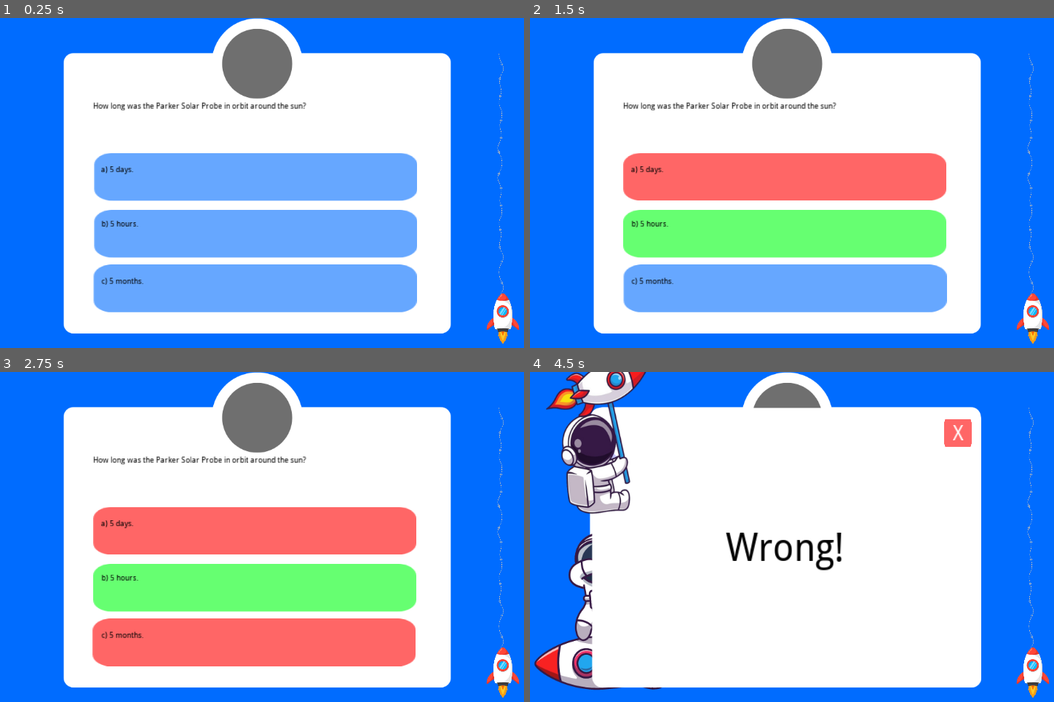
Above: before the commit, frames 1-4 (two rows, left to right).
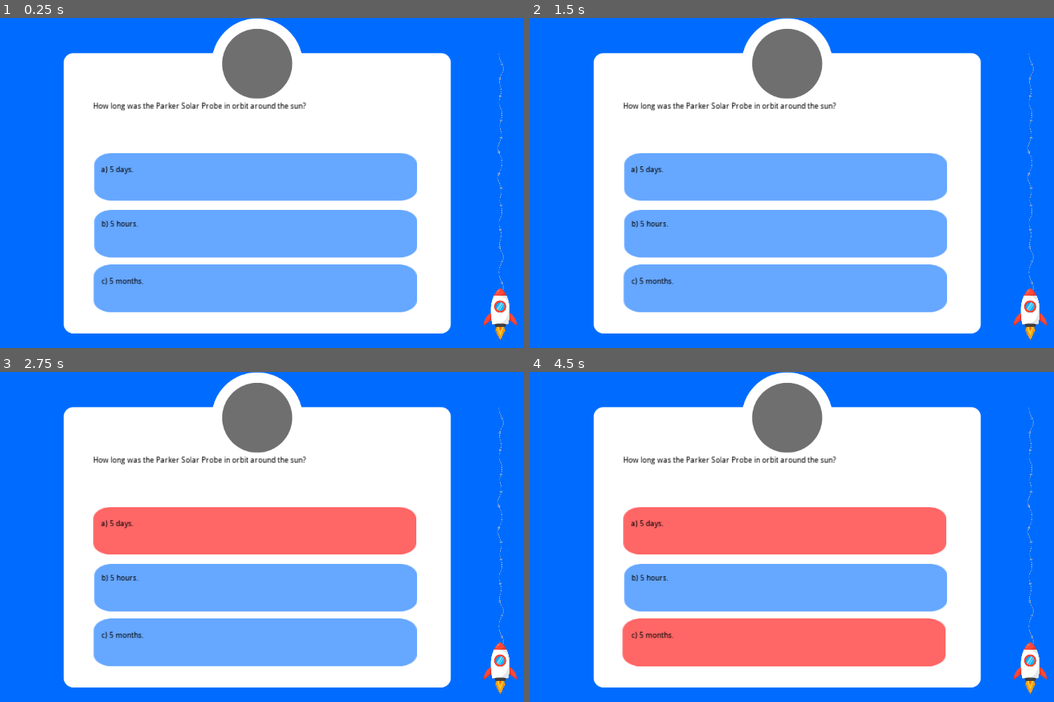
Above: after the commit, the same moments.

Repository: abraaofilho10/ToTheSunAndBeyond
Game: Godot game, scene res://Main.tscn
Two runs of this game, one before a commit and one after it. Both use one fixed random seed, a clock stepped at 60 frames per second and the inputs below.
Inputs (mouse positions are in pixels of both pictures, inside the frame that each line leads up to):
- Up to frame 1 (0.25 s): no input
- Up to frame 2 (1.5 s): click (786, 176) at 0.5 s; click (786, 232) at 1.25 s
- Up to frame 3 (2.75 s): click (256, 642) at 2 s
- Up to frame 4 (4.5 s): click (786, 530) at 2.75 s; click (786, 586) at 3.5 s; click (786, 642) at 4.25 s

The runs differ from the first frame. In frame 1, 0.5% of the frame differs, in the area x 92-100%, y 81-99%; in frame 2, 18%; in frame 3, 18%; in frame 4, 37%, in the area x 0-100%, y 0-99%.

Commit message:
Animations added, code fixes

Diff:
--- a/Main.gd
+++ b/Main.gd
@@ -5,27 +5,46 @@
 export var texture_wrong: Texture
 export var texture_normal: Texture
 export var time_to_show_pop_up: float = 3.0
+export var probe_min_y_position: float = 577.5
+export var probe_max_y_position: float = 70.833
+export var probe_y_size: float = 80.0
+export var blinking_time: float = 0.3
+export var waiting_time_to_show_answer: float = 1.2
 
 var current_question: int = 0
 var answered_questions: int = 0
+var not_used_questions := []
+var can_click := true
 onready var total_questions: int = question_collection.questions.size()
 onready var _rnd := RandomNumberGenerator.new()
 
+signal button_animation_completed
 
 # Called when the node enters the scene tree for the first time.
 func _ready():
-	print(str(total_questions))
+	var cnt: int = 0
+	for i in range(0, total_questions):
+		not_used_questions.append(i)
+
 	_rnd.randomize()
 	current_question = _choose_random_question()
 	_update_question_controls(question_collection.questions[current_question])
+	_update_probe_position()
 
 
 func _choose_random_question() -> int:
-	return _rnd.randi_range(0, question_collection.questions.size() - 1)
+	var q := _rnd.randi_range(0, not_used_questions.size() - 1)
+	not_used_questions.remove(q)
+	return q
+
+
+func _update_probe_position() -> void:
+	var probe_y_position: float = (probe_min_y_position + probe_max_y_position - probe_y_size)
+	probe_y_position = probe_y_position - (probe_y_position * answered_questions / total_questions)
+	$ParkerProbe.position.y = probe_y_position
 
 
 func _update_question_controls(p_question: Question) -> void:
-	#$ParkerProbe.position =
 	$lblQuestion.text = p_question.question
 	$lblChoice1.text = p_question.answers[0]
 	$lblChoice2.text = p_question.answers[1]
@@ -34,13 +53,15 @@
 	$btnChoice2.texture_normal = texture_normal
 	$btnChoice3.texture_normal = texture_normal
 
+
 func _next_question():
 	answered_questions += 1
-	current_question = _choose_random_question()
+	_update_probe_position()
 	if answered_questions >= question_collection.questions.size() - 1:
 		print("end")
 	else:
 		_update_question_controls(question_collection.questions[current_question])
+	current_question = _choose_random_question()
 
 
 func _check_answer(p_question: Question, p_answer: int) -> bool:
@@ -50,26 +71,50 @@
 
 
 func _correct_answer(p_correct: int) -> void:
+	yield(get_tree().create_timer(waiting_time_to_show_answer), "timeout")
 	_show_correct_answer(p_correct)
-	yield(get_tree().create_timer(time_to_show_pop_up), "timeout")
+	yield(self, "button_animation_completed")
 	_show_popup_correct()
 
 
 func _wrong_answer(p_wrong: int, p_correct: int) -> void:
+	yield(get_tree().create_timer(waiting_time_to_show_answer), "timeout")
+	_show_wrong_answer(p_wrong)
 	_show_correct_answer(p_correct)
-	_show_wrong_answer(p_wrong)
-	yield(get_tree().create_timer(time_to_show_pop_up), "timeout")
+	yield(self, "button_animation_completed")
 	_show_popup_wrong()
 
 
 func _show_correct_answer(p_correct: int) -> void:
+	var show := true
 	if p_correct == 0:
-		$btnChoice1.texture_normal = texture_correct
+		for i in range(0, 10):
+			if show:
+				$btnChoice1.texture_normal = texture_correct
+			else:
+				$btnChoice1.texture_normal = texture_normal
+			yield(get_tree().create_timer(blinking_time), "timeout")
+			show = not show
+
 	elif p_correct == 1:
-		$btnChoice2.texture_normal = texture_correct
+		for i in range(0, 10):
+			if show:
+				$btnChoice2.texture_normal = texture_correct
+			else:
+				$btnChoice2.texture_normal = texture_normal
+			yield(get_tree().create_timer(blinking_time), "timeout")
+			show = not show
+
 	elif p_correct == 2:
-		$btnChoice3.texture_normal = texture_correct
+		for i in range(0, 10):
+			if show:
+				$btnChoice3.texture_normal = texture_correct
+			else:
+				$btnChoice3.texture_normal = texture_normal
+			yield(get_tree().create_timer(blinking_time), "timeout")
+			show = not show
 
+	emit_signal("button_animation_completed")
 
 func _show_wrong_answer(p_wrong: int) -> void:
 	if p_wrong == 0:
@@ -89,35 +134,39 @@
 
 
 func _on_btnChoice1_button_up():
-	var question: Question = question_collection.questions[current_question]
-	if _check_answer(question, 0):
-		_correct_answer(0)
-	else:
-		_wrong_answer(0, question.correct_answer_index)
+	if can_click:
+		var question: Question = question_collection.questions[current_question]
+		if _check_answer(question, 0):
+			_correct_answer(0)
+		else:
+			_wrong_answer(0, question.correct_answer_index)
 
 
 func _on_btnChoice2_button_up():
-	var question: Question = question_collection.questions[current_question]
-	if _check_answer(question, 1):
-		_correct_answer(1)
-	else:
-		_wrong_answer(1, question.correct_answer_index)
+	if can_click:
+		var question: Question = question_collection.questions[current_question]
+		if _check_answer(question, 1):
+			_correct_answer(1)
+		else:
+			_wrong_answer(1, question.correct_answer_index)
 
 
 func _on_btnChoice3_button_up():
-	var question: Question = question_collection.questions[current_question]
-	if _check_answer(question, 2):
-		_correct_answer(2)
-	else:
-		_wrong_answer(2, question.correct_answer_index)
-
+	if can_click:
+		var question: Question = question_collection.questions[current_question]
+		if _check_answer(question, 2):
+			_correct_answer(2)
+		else:
+			_wrong_answer(2, question.correct_answer_index)
 
 
 func _on_btnExitWrong_button_up():
+	can_click = true
 	$PopUpWrong.visible = false
 	_next_question()
 
 
 func _on_btnExitCorrect_button_up():
+	can_click = true
 	$PopUpCorrect.visible = false
 	_next_question()
--- a/Main.tscn
+++ b/Main.tscn
@@ -50,6 +50,7 @@
 texture_correct = ExtResource( 25 )
 texture_wrong = ExtResource( 26 )
 texture_normal = ExtResource( 7 )
+time_to_show_pop_up = 2.0
 
 [node name="ColorRect" type="ColorRect" parent="."]
 anchor_right = 1.0
@@ -160,7 +161,7 @@
 texture = ExtResource( 23 )
 
 [node name="ParkerProbe" type="Sprite" parent="."]
-position = Vector2( 986.667, 577.5 )
+position = Vector2( 981.667, 577.5 )
 scale = Vector2( 0.45, 0.45 )
 texture = ExtResource( 1 )
 
